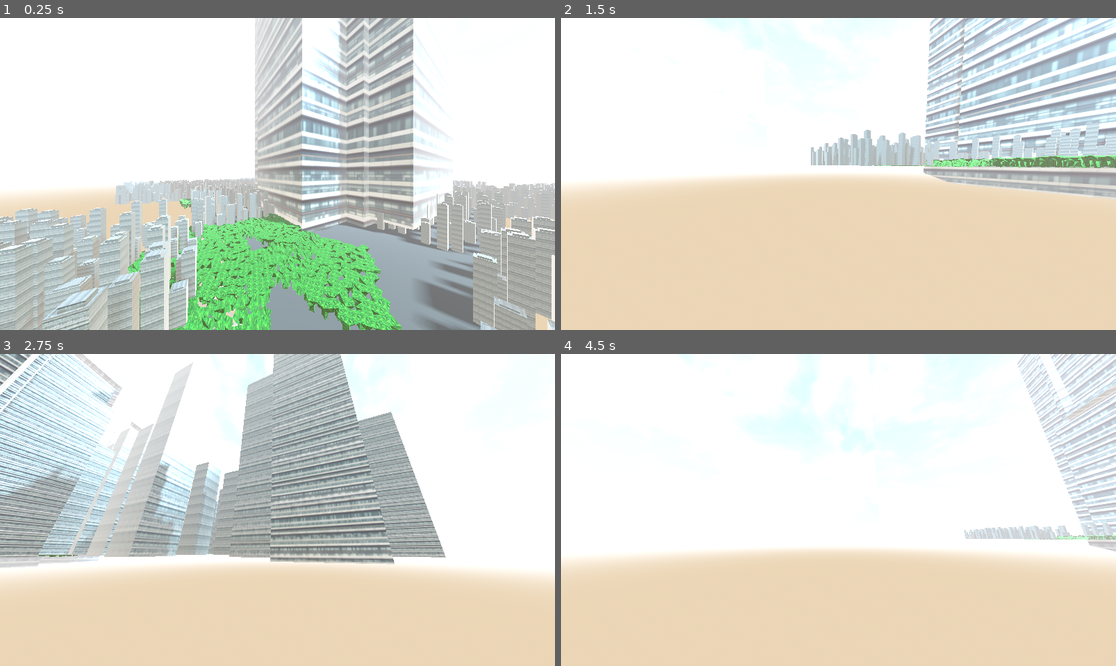
Above: before the commit, frames 1-4 (two rows, left to right).
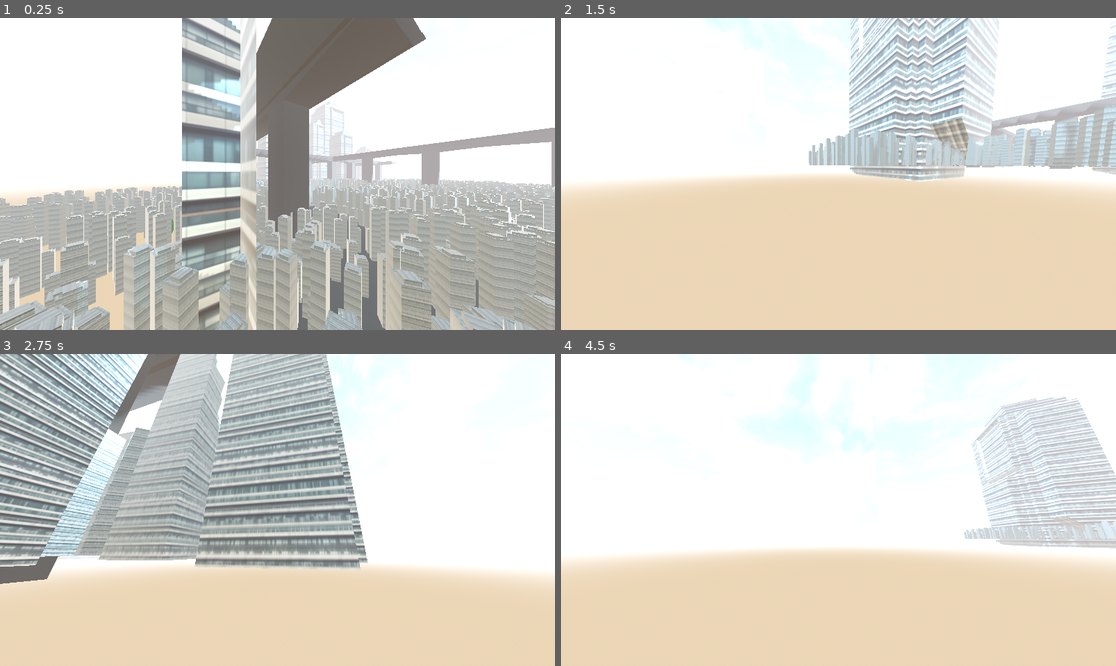
Above: after the commit, the same moments.

Repository: Aidan-Harrison/Visual
Game: Godot game, scene res://MAIN.tscn
Same seed, same stepped clock (60 frames per second), same inputs: the game is played once before the commit and once after it.
Inputs (mouse positions are in pixels of both pictures, inside the frame that each line leads up to):
- Up to frame 1 (0.25 s): no input
- Up to frame 2 (1.5 s): move the mouse to (866, 174) at 0.52 s; hold Shift (SHIFT) 0.53-1.28 s; hold W (Forward) from 0.53 s (still down); move the mouse to (810, 174) at 1.27 s; tap Ctrl (WalkMode) at 1.35 s
- Up to frame 3 (2.75 s): keep holding W (Forward); move the mouse to (288, 503) at 2.02 s; hold Shift (SHIFT) from 2.03 s (still down)
- Up to frame 4 (4.5 s): keep holding W (Forward); move the mouse to (832, 516) at 2.77 s; release Shift (SHIFT) at 2.78 s; tap Ctrl (WalkMode) at 2.85, 4.35 s; move the mouse to (877, 513) at 3.52 s; hold Shift (SHIFT) 3.53-4.28 s; tap Enter at 4.25 s; move the mouse to (794, 506) at 4.27 s

The runs differ from the first frame. In frame 1, 53% of the frame differs, in the area x 0-100%, y 0-100%; in frame 2, 18%; in frame 3, 37%; in frame 4, 8.2%.

Commit message:
City gen update

Diff:
--- a/CityGen/World.gd
+++ b/CityGen/World.gd
@@ -5,9 +5,13 @@
 @onready var chunk = preload("res://Chunk.tscn");
 # Roads
 @onready var r_mesh_1 = preload("res://Roads/CityGenRoadTile1.obj");
+
 # Mega buildings
 @onready var mB1 = preload("res://BuildingComponents/MegaBuilding1.obj");
 @onready var mB2 = preload("res://BuildingComponents/MegaBuilding2.obj");
+
+# Highways
+@onready var highwayStraight = preload("res://Roads/CityGenHighway.obj");
 
 # Extra
 @onready var treeMesh = preload("res://Extra/CityGenTrees.obj");
@@ -19,7 +23,7 @@
 @onready var road1 = preload("res://Roads/Road1.tscn");
 
 # Below auto scales
-var numberOfTiles : int = 1;
+var numberOfTiles : int = 4;
 # Chunks per tile | W * H
 var WIDTH : int = 6;
 var HEIGHT : int = 6;
@@ -39,9 +43,11 @@
 
 # Interface
 	# === ROADS, LIGHTS, MEGA BUILDINGS ===
-enum flag_indexes{ROADS, LIGHTS, MEGABUILD}; # Remove lights generation
-@export var generation_flags = [true,false,true];
+enum flag_indexes{ROADS, LIGHTS, MEGABUILD, HIGHWAY}; # Remove lights generation
+@export var generation_flags = [false,false,true,true];
 @export var uniform : bool = false;
+@export var highwaySectionLength : int = 3;
+@export var numOfHighways : int = 1; # Height is self solving
 
 func _ready():
 	m_buildings.append(mB1);
@@ -55,6 +61,11 @@
 		vegRay.debug_shape_thickness = 5;
 		vegRay.debug_shape_custom_color = Color.RED;
 	call_deferred("Tile");
+	if(generation_flags[flag_indexes.HIGHWAY]):
+		var height : float = 0.0;
+		for _i in numOfHighways:
+			Highway(height);
+			height -= 100.0;
 
 func AddToWorld(data):
 	for i in data:
@@ -71,6 +82,54 @@
 		if(i % numberOfTiles/2 == 0 && i != 0):
 			posOffset.x = 0;
 			posOffset.y += GlobalSettings.chunkZBounds * HEIGHT;
+
+func Highway(height : float) -> void: # === Highway Generation ===
+	# Generate starting position
+		# Improve/fix starting generation!
+	var startingPos : Vector3 = Vector3(randi_range(GlobalSettings.chunkXBounds/2, GlobalSettings.chunkXBounds*WIDTH*2), height, randi_range(GlobalSettings.chunkZBounds/2, GlobalSettings.chunkZBounds*HEIGHT*2));
+	var head : Vector3 = startingPos; # Position of road
+	var validDirections = [true,true,true,true];
+	var counter : int = 0;
+	var direction : int = 1;
+	for i in range(WIDTH*HEIGHT*2):
+		if(!validDirections[0] && !validDirections[1] && !validDirections[2] && !validDirections[3]): # Cannot go anywhere
+			break;
+		var newHighwaySection : StaticBody3D = StaticBody3D.new();
+		add_child(newHighwaySection); # Add to tile!
+		var highwayMesh : MeshInstance3D = MeshInstance3D.new();
+		newHighwaySection.add_child(highwayMesh);
+		highwayMesh.mesh = highwayStraight;
+		highwayMesh.set_surface_override_material(0, baseMat);
+		var highwayCol : CollisionShape3D = CollisionShape3D.new();
+		newHighwaySection.add_child(highwayCol);
+		highwayMesh.scale *= GlobalSettings.chunkXBounds;
+		highwayCol.scale *= GlobalSettings.chunkXBounds; #???
+		newHighwaySection.position = head;
+		# Check around head for collisions or bounds
+		if(head.x - GlobalSettings.chunkXBounds <= 0.0): # X Bounds check
+			validDirections[0] = false; # left is no longer valid
+		if(head.x + GlobalSettings.chunkXBounds >= GlobalSettings.chunkXBounds*WIDTH):
+			validDirections[1] = false;
+		if(head.z - GlobalSettings.chunkZBounds <= 0.0):
+			validDirections[2] = false;
+		if(head.z + GlobalSettings.chunkZBounds >= GlobalSettings.chunkZBounds*HEIGHT):
+			validDirections[3] = false;
+		if(counter % highwaySectionLength == 0): # Only change direction every x amount of times
+			counter = 0;
+			direction = randi_range(0,3); # Highway pathing
+			while(!validDirections[direction]):
+				direction = randi_range(0,3);
+		match(direction):
+			0:
+				head.x -= GlobalSettings.chunkXBounds; # Left
+				newHighwaySection.rotation.y = 1.57;
+			1:
+				head.x += GlobalSettings.chunkXBounds; # Right
+				newHighwaySection.rotation.y = 1.57;
+			2: head.z -= GlobalSettings.chunkZBounds; # Up
+			3: head.z += GlobalSettings.chunkZBounds; # Down
+		counter += 1;
+		validDirections = [true,true,true,true];
 
 func Generate() -> Node3D:
 	# === Tile Generation ===
@@ -84,12 +143,12 @@
 	newTile.add_to_group("Ground");
 	for i in WIDTH: # Convert to single for loop?
 		for j in HEIGHT:
-		# === Chunk Generation ===
+		# === Chunk Generation === | IMPLEMENT WATER BODY GENERATION
 			var newBase : MeshInstance3D = MeshInstance3D.new(); # Create new plane mesh as a base
 			newTile.add_child(newBase);
 			newBase.mesh = PlaneMesh.new();
 			newBase.set_surface_override_material(0, baseMat);
-			# Create chunk instance | Type of chunk is based on district
+			# Create chunk instance | Type of chunk is based on district | IMPLEMENT
 			var newChunk = chunk.instantiate();
 			newTile.add_child(newChunk);
 			if(!uniform):
@@ -99,25 +158,21 @@
 			newBase.global_transform.origin = Vector3(newChunk.global_transform.origin.x+GlobalSettings.chunkXBounds/2, 0.0, newChunk.global_transform.origin.z+GlobalSettings.chunkZBounds/2);
 			newCol.global_transform.origin = Vector3(newChunk.global_transform.origin.x/2+GlobalSettings.chunkXBounds/2, 0.0, newChunk.global_transform.origin.z/2+GlobalSettings.chunkZBounds/2);
 			newBase.mesh.size = Vector2(GlobalSettings.chunkXBounds, GlobalSettings.chunkZBounds);
-			# === Road Generation ===
+		# === Road Generation ===
 			if(generation_flags[flag_indexes.ROADS]): # Uniformly generated, rotation changed, roads ALWAYS match
 				var genRoads : int = randi_range(0,1);
 				if(!genRoads):
 					continue;
-				for k in range(0, WIDTH):
+				for k in range(0, (WIDTH*HEIGHT)):
 					var newRoad : MeshInstance3D = MeshInstance3D.new();
 					newTile.add_child(newRoad);
 					newRoad.mesh = r_mesh_1;
-					newRoad.scale.x *= GlobalSettings.chunkXBounds/100;
-					newRoad.scale.z *= GlobalSettings.chunkZBounds/100;
-					newRoad.position = roadOffset;
+					newRoad.scale = Vector3(GlobalSettings.chunkXBounds/100, 1.0, GlobalSettings.chunkZBounds/100);
 					roadOffset.x += GlobalSettings.chunkXBounds/WIDTH;
 					if(roadOffset.x >= GlobalSettings.chunkXBounds*WIDTH):
-						roadOffset.x = GlobalSettings.chunkXBounds/2;
+						roadOffset.x = 0.0;
 						roadOffset.z += GlobalSettings.chunkZBounds/HEIGHT;
-				roadOffset.z += GlobalSettings.chunkZBounds;
-				rOffsetStart.z = roadOffset.z;
-				#roadOffset.x = 0.0;
+					newRoad.position = roadOffset;
 		# === Light Generation ===
 		if(generation_flags[flag_indexes.LIGHTS]):
 			var newLight = OmniLight3D.new();
@@ -140,7 +195,6 @@
 			newMegaBuilding.global_transform.origin.x = randf_range(0.0, GlobalSettings.chunkXBounds*WIDTH);
 			newMegaBuilding.global_transform.origin.z = randf_range(0.0, GlobalSettings.chunkZBounds*HEIGHT);
 			newMegaBuilding.set_surface_override_material(0, buildMat);
-
 	return newTile;
 
 func _physics_process(delta) -> void: # Vegetation generation
--- a/CityGen/World.tscn
+++ b/CityGen/World.tscn
@@ -39,9 +39,10 @@
 script = ExtResource("1")
 
 [node name="Sun" type="DirectionalLight3D" parent="."]
-transform = Transform3D(0.342781, 0.733677, -0.586702, -0.0966851, 0.648776, 0.754812, 0.934427, -0.20201, 0.293324, 0, 4.18595, 0)
+transform = Transform3D(0.343862, 0.726224, -0.59528, -0.0927662, 0.657108, 0.748066, 0.934427, -0.20201, 0.293324, 0, 4.18595, 0)
 light_color = Color(0.72549, 0.843137, 0.901961, 1)
 light_energy = 2.0
+light_bake_mode = 0
 shadow_enabled = true
 directional_shadow_mode = 1
 directional_shadow_blend_splits = true
Not shown: 2 places in CityGen/Building.tscn that only renumber resources
Not shown: 2 places in CityGen/Chunk.tscn that only renumber resources
Not shown, changed: CityGen/Extra/CityGenTrees.obj
Not shown, changed: CityGen/Extra/CityGenTrees.obj.import
Not shown, added: CityGen/Roads/CityGenHighway.obj
Not shown, added: CityGen/Roads/CityGenHighway.obj.import
Not shown, changed: .DS_Store
Not shown, added: CityGen/.DS_Store
